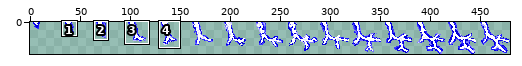
One commit to this sprite sheet: assets/cards/bolt.png. Above, an overview of the earlier version with the close-up marked.
Close-up. Before the edit:
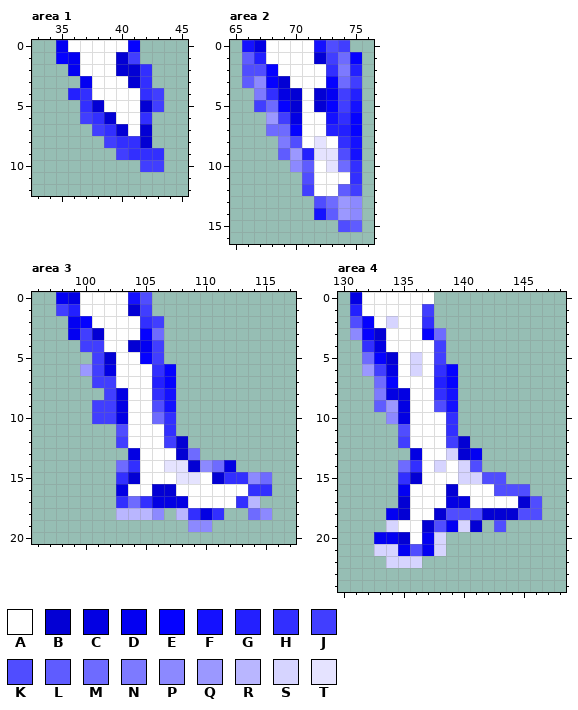
The file is 480x32 pixels. Shown: area 1: x 33..45, y 0..12; area 2: x 65..76, y 0..16; area 3: x 96..117, y 0..20; area 4: x 130..148, y 0..24. The commit also changed other parts of the picture, which this record leaves out.
Palette (. is transparent): A #ffffff  B #0300d4  C #0300e3  D #0300f2  E #0502ff  F #1411ff  G #2320ff  H #322fff  J #413eff  K #504dff  L #5f5cff  M #6e6bff  N #7d7aff  P #8c89ff  Q #9b98ff  R #b9b6ff  S #d6d4ff  T #e5e3ff
Pixels before, area 1, first column x 35:
 0 DAAAAAE..
 1 EDAAABJ..
 2 .DAAABBH.
 3 ..DAAABH.
 4 .GHAAAAHJ
 5 ..HBAAABJ
 6 ..JHBAAH.
 7 ...JHBAB.
 8 ....JHHB.
 9 .....JHHH
10 .......JJ
Pixels before, area 2, first column x 66:
 0 FCAAAAFKJ.
 1 LGAAAABJME
 2 KKEAAAAHNG
 3 LPEBAAAEMJ
 4 .NHCBABDJG
 5 .JMEBABEJF
 6 ..QJCAAFHE
 7 ..MMEAAGGE
 8 ...NKATAHF
 9 ...LQGTTKF
10 ....PLATMH
11 .....KAAAH
12 .....JAALJ
13 ......KMQP
14 ......FLQP
15 ........KL
Pixels before, area 3, first column x 98:
 0 DCAAAAFK..........
 1 JGAAAABJ..........
 2 .DEAAAAHJ.........
 3 .DJBAAAEM.........
 4 ..JJAABDJ.........
 5 ...JBAAEJ.........
 6 ..QJCAAAHE........
 7 ...JJAAAGE........
 8 ....JCAAHF........
 9 ...JJCAAKF........
10 ...JJCAAMH........
11 .....KAAAH........
12 .....JAAAJB.......
13 ......CAAABM......
14 .....MHAATTBPMC...
15 .....HBAAATTABHHPM
16 .....CAABBAAAAAAHH
17 .....HMHCCCAAAAHR.
18 .....RRRP.RHCH..MP
19 ...........PP.....
Pixels before, area 4, first column x 131:
 0 CAAAAAA.........
 1 GAAAAAJ.........
 2 KEASAAH.........
 3 PEBAAAEM........
 4 .HCAAAAJ........
 5 .MEBASAJ........
 6 .QJCASAHE.......
 7 ..MEAAAGE.......
 8 ..NCCAAHF.......
 9 ..LQCAAKF.......
10 ...PCAAAH.......
11 ....KAAAH.......
12 ....JAAAJB......
13 .....CAASBD.....
14 ....MHASASK.....
15 ....HBAAASSKK...
16 ....DAAABAAAKKK.
17 ....BAAACCAAAABK
18 ...DBAABKKKBBBKK
19 ...SAABKDSB.K...
20 ..DDBADS........
21 ..SSDKDS........
22 ...SSS..........
And afterwards:
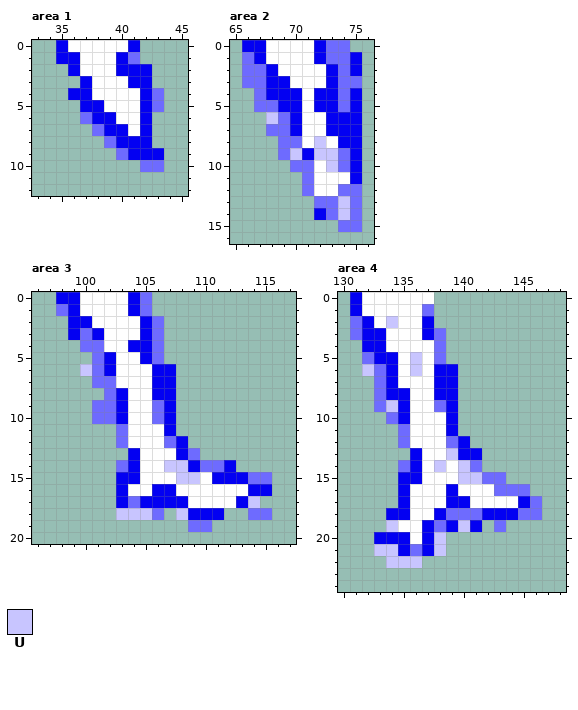
Colours new in this view: U #c8c5ff
The edit:
Changed rows in their new state; - is an unchanged pixel.
Area 1:
first column x 35:
 0 ------D--
 1 D----DM--
 2 -----DDD-
 3 ------DD-
 4 -DD----DM
 5 --DD---DM
 6 --MDD--D-
 7 ---MDD-D-
 8 ----MDDD-
 9 -----MDDD
10 -------MM
Area 2:
first column x 66:
 0 DD----DMM-
 1 MD----DM-D
 2 MMD----DMD
 3 MMDD---D-M
 4 -MDDD-D-MD
 5 -M-DD-DDMD
 6 --UMD--DDD
 7 ----D--DDD
 8 ---MM-U-DD
 9 ---MUDUUMD
10 ----MM-U-D
11 -----M---D
12 -----M--MM
13 ------M-UM
14 ------DMUM
15 --------MM
Area 3:
first column x 98:
 0 -D----DM----------
 1 MD----DM----------
 2 --D----DM---------
 3 --MD---D----------
 4 --MM--D-M---------
 5 ---MD--DM---------
 6 --UMD---DD--------
 7 ---MM---DD--------
 8 ----MD--DD--------
 9 ---MMD--MD--------
10 ---MMD---D--------
11 -----M---D--------
12 -----M---MD-------
13 ------D---D-------
14 ------D--UUDM-D---
15 -----DD---UU-DDDM-
16 -----D--DD------DD
17 -----D-DDDD----DU-
18 -----UUUM-UDDD---M
19 -----------MM-----
Area 4:
first column x 131:
 0 D---------------
 1 D-----M---------
 2 MD-U--D---------
 3 MDD---D---------
 4 -DD----M--------
 5 --DD-U-M--------
 6 -UMD-U-DD-------
 7 ---D---DD-------
 8 --MDD--DD-------
 9 --MUD--MD-------
10 ---MD---D-------
11 ----M---D-------
12 ----M---MD------
13 -----D--UD------
14 -----D-U-UM-----
15 ----DD---UUMM---
16 --------D---MMM-
17 ----D---DD----DM
18 ----D--DMMMDDDMM
19 ---U--DM-UD-M---
20 ----D--U--------
21 --UU-M-U--------
22 ---UUU----------
